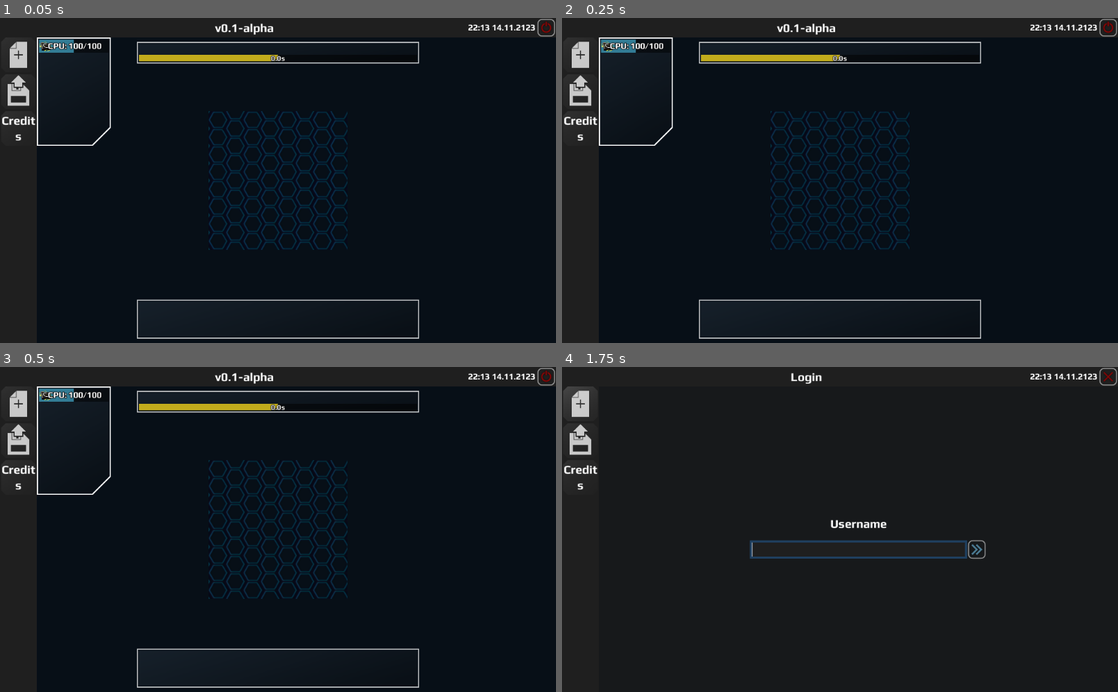
Above: before the commit, frames 1-4 (two rows, left to right).
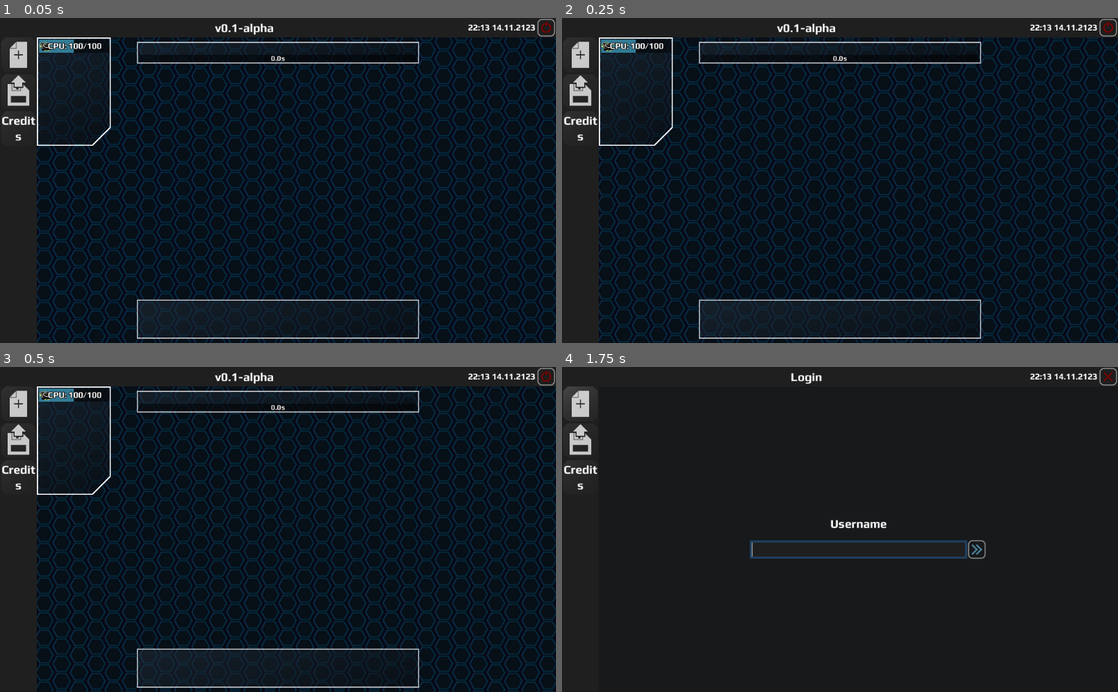
Above: after the commit, the same moments.

Repository: V-ktor/HC
Game: Godot game, scene res://scenes/main/main.tscn
The game is run twice, just before and just after one commit, with the same random seed, the same clock (stepped at 60 frames per second) and the same inputs. This scene is started directly instead of the project's main scene.
Inputs:
- Up to frame 1 (0.05 s): no input
- Up to frame 2 (0.25 s): no input
- Up to frame 3 (0.5 s): no input
- Up to frame 4 (1.75 s): click "Load" at 0.5 s; click "New Game" at 1.25 s

The runs differ from the first frame. In frame 1, 13% of the frame differs, in the area x 6-100%, y 5-100%; in frame 2, 16%; in frame 3, 16%; in frame 4, nothing differs.
Error before the commit: Parse Error: Variable "i" already defined in the scope (at line 783). (res://scripts/main/main.gd:787)
Error after the commit: Division By Zero in operator '/'. (res://scripts/gui/control_meter.gd:28)

Commit message:
code clean ups

Diff:
--- a/scripts/autoload/events.gd
+++ b/scripts/autoload/events.gd
@@ -216,11 +216,11 @@
 	Menu.get_node("Hack/Result/LabelReward").text += tr("TECHS")+": "+tr(Programs.programs["lock"].name)+"\n"
 	call_chat("ai","_local_server_defence",[victory])
 
-func break_free(args=null):
+func break_free():
 	Objects.actors["riley"].programs["silence"] = 2
 	Objects.actors["riley"].cpu += 10
 	Objects.actors["riley"].memory += 75
-	var target = Objects.add_target("ai_server",tr("HALLY_SERVER"),null,tr("HALLY_SERVER"),Color(0.6,0.05,0.04),"radial",[5,4,12,2],Objects.actors["riley"].programs.duplicate(),Objects.actors["riley"].cpu,"ai_random",3000,30,"_riley_attack","Of_Far_Different_Nature-Escape-14-Crypt.ogg")
+	Objects.add_target("ai_server",tr("HALLY_SERVER"),null,tr("HALLY_SERVER"),Color(0.6,0.05,0.04),"radial",[5,4,12,2],Objects.actors["riley"].programs.duplicate(),Objects.actors["riley"].cpu,"ai_random",3000,30,"_riley_attack","Of_Far_Different_Nature-Escape-14-Crypt.ogg")
 	triggered_method("on_hack_started","_riley_attack_start",[],"ai")
 	Menu.add_log_msg("LOG_DEFENCE_BREAK_FREE","LOG_DEFENCE_CAPTURE_FAILED")
 	call_chat("ai","break_free")
--- a/scripts/chats/ai.gd
+++ b/scripts/chats/ai.gd
@@ -547,13 +547,13 @@
 	Events.delayed_msg("ai",tr("AI_0410"),2.0)
 	Events.delayed_msg("ai",tr("AI_0411"),3.0)
 	Events.delayed_msg("ai",tr("AI_0412"),3.0)
-	Events.delayed_method(2.0,"break_free",[box])
+	Events.delayed_method(2.0,"break_free")
 	Vars.inc_var("affection")
 
 func reply_0041_2():
 	update_bg()
 	Events.send_player_msg("ai",tr("REPLY_0041_2"))
-	Events.delayed_method(2.0,"break_free",[box])
+	Events.delayed_method(2.0,"break_free")
 	Vars.inc_var("affection")
 
 func reply_0041_3():
@@ -561,7 +561,7 @@
 	Events.send_player_msg("ai",tr("REPLY_0041_3"))
 	Events.delayed_msg("ai",tr("AI_0414"),2.0)
 	Events.delayed_msg("ai",tr("AI_0415"),3.0)
-	Events.delayed_method(2.0,"break_free",[box])
+	Events.delayed_method(2.0,"break_free")
 	Vars.inc_var("aggression")
 
 func reply_0041_4():
--- a/scripts/gui/hex_bg.gd
+++ b/scripts/gui/hex_bg.gd
@@ -2,10 +2,10 @@
 
 var pos := Vector2()
 
-func can_drop_data(position,data):
+func can_drop_data(_position,data):
 	return typeof(data)==TYPE_VECTOR2 && Menu.program_nodes.has(data)
 
-func drop_data(position,data):
+func drop_data(_position,data):
 	if !Menu.program_nodes.has(data):
 		Menu.update_program()
 		return
--- a/scripts/gui/hex_node.gd
+++ b/scripts/gui/hex_node.gd
@@ -8,7 +8,7 @@
 var scale := 1.0
 
 
-func get_drag_data(position):
+func get_drag_data(_position):
 	dragged = true
 	mouse_filter = MOUSE_FILTER_IGNORE
 	$Type.mouse_filter = MOUSE_FILTER_IGNORE
--- a/scripts/main/main.gd
+++ b/scripts/main/main.gd
@@ -169,10 +169,8 @@
 	var current_command
 	var stack := {}
 	var ID := -1
-# warning-ignore:unused_class_variable
 	var index := -1
 	var node
-# warning-ignore:unused_class_variable
 	var particles := []
 	var tooltip
 	var status_delay := 0.0
@@ -240,7 +238,6 @@
 		if !stack.has(pos):
 			return
 		var cmd = stack[pos].command
-		var dir = stack[pos].dir
 		if !stack[pos].sustained && !failed:
 			if cmd=="attack":
 				var array = stack[pos].args
@@ -327,7 +324,6 @@
 		else:
 			node.get_node("VBoxContainer/Status/HBoxContainer/Label").text = ""
 		node.get_node("VBoxContainer/Status").max_value = delay
-#		node.get_node("Code").text = "..."
 		finish_action(last)
 		goto(dir)
 		last = pos
@@ -335,7 +331,6 @@
 
 	func goto(dir):
 		focus += Programs.get_offset(dir,focus)
-#		finish_action(last)
 		last = focus
 
 	func skip():
@@ -367,65 +362,65 @@
 	func evaluate_statement(array) -> bool:
 		if array.size()==0:
 			return false
-		var type = array[0]
-		if type=="true":
+		var t = array[0]
+		if t=="true":
 			return true
-		elif type=="false":
-			return false
-		elif type=="connected":
+		elif t=="false":
+			return false
+		elif t=="connected":
 			return targets.size()>0
-		elif type=="connected_enemy":
+		elif t=="connected_enemy":
 			for target in targets:
 				if gamestate.nodes[target].owner!=owner:
 					return true
 			return false
-		elif type=="connected_controled":
+		elif t=="connected_controled":
 			for target in targets:
 				if gamestate.nodes[target].owner==owner:
 					return true
 			return false
-		elif type=="enemy_adjacent":
+		elif t=="enemy_adjacent":
 			for p in gamestate.nodes[ID].connections:
 				if gamestate.nodes[p].owner!=owner:
 					return true
 			return false
-		elif type=="controled_adjacent":
+		elif t=="controled_adjacent":
 			for p in gamestate.nodes[ID].connections:
 				if gamestate.nodes[p].owner==owner:
 					return true
 			return false
-		elif type=="unconnected_enemy":
+		elif t=="unconnected_enemy":
 			for p in gamestate.nodes[ID].connections:
 				if gamestate.nodes[p].owner!=owner && !(p in targets):
 					return true
 			return false
-		elif type=="unconnected_controled":
+		elif t=="unconnected_controled":
 			for p in gamestate.nodes[ID].connections:
 				if gamestate.nodes[p].owner==owner && !(p in targets):
 					return true
 			return false
-		elif type=="hostile_program_adjacent":
+		elif t=="hostile_program_adjacent":
 			for p in gamestate.nodes[ID].connections:
 				for prog in gamestate.nodes[p].programs:
 					if prog.owner!=owner:
 						return true
 			return false
-		elif type==">":
+		elif t==">":
 			if array.size()>2:
 				return evaluate_var(array[1])>evaluate_var(array[2])
-		elif type==">=":
+		elif t==">=":
 			if array.size()>2:
 				return evaluate_var(array[1])>=evaluate_var(array[2])
-		elif type=="<":
+		elif t=="<":
 			if array.size()>2:
 				return evaluate_var(array[1])<evaluate_var(array[2])
-		elif type=="<=":
+		elif t=="<=":
 			if array.size()>2:
 				return evaluate_var(array[1])<=evaluate_var(array[2])
-		elif type=="==":
+		elif t=="==":
 			if array.size()>2:
 				return evaluate_var(array[1])==evaluate_var(array[2])
-		elif type=="!=":
+		elif t=="!=":
 			if array.size()>2:
 				return evaluate_var(array[1])!=evaluate_var(array[2])
 		return false
@@ -509,9 +504,6 @@
 	tooltip.rect_position = dir*Vector2(192,128)
 	tooltip.self_modulate = colors[player]
 	tooltip.node = points[ID].node
-#	if player==0:
-#		tooltip.get_node("VBoxContainer/Status/HBoxContainer/ButtonCancel").connect("pressed",points[ID],"remove_program",[prgm])
-#	else:
 	tooltip.get_node("VBoxContainer/Status/HBoxContainer/ButtonCancel").hide()
 	$GUI/Tooltips.add_child(tooltip)
 	prgm.tooltip = tooltip
@@ -595,7 +587,6 @@
 
 func parse(prgm):
 	# Parse the program.
-	var nodes = prgm.nodes
 	if !prgm.nodes.has(prgm.focus):
 		print("No valid node at "+str(prgm.focus)+"!")
 		prgm.stop()
@@ -784,8 +775,8 @@
 		var node = preload("res://scenes/main/node.tscn").instance()
 		node.ID = i
 		node.position = _points[i]["position"]
-		for i in range(min(num_players,3)):
-			node.get_node("Control"+str(i+1)).modulate = colors[i]
+		for j in range(min(num_players,3)):
+			node.get_node("Control"+str(j+1)).modulate = colors[j]
 		$ControlPoints.add_child(node)
 		points[i] = ControlPoint.new(i,num_players,_points[i]["position"],_points[i]["connections"],node,gamestate,_points[i]["owner"])
 
